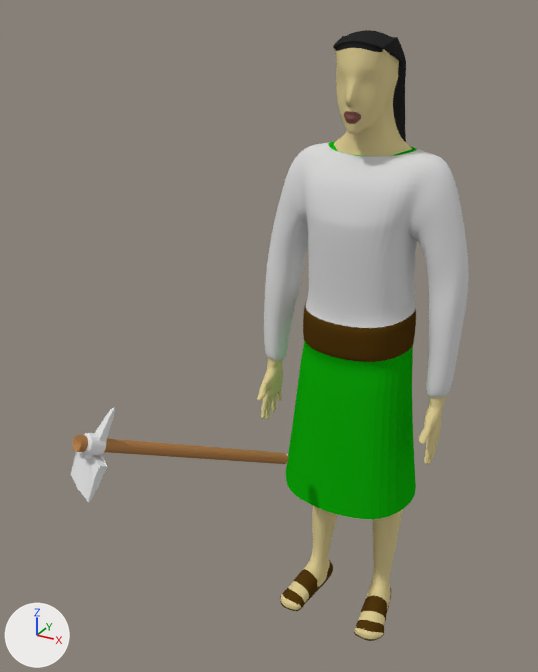
Renders of the Blender file RTS Dev Project/Assets/Models/Characters/babilons/babylonian_granger.blend from each side of a commit.
Before and after are seen from a 50 mm lens placed at (2.26, -5.71, 5.67), pointed at (-0.4, -0.87, 3.25). The lights are fixed; the arrows at lower left show +X, +Y and +Z.

Objects in the first picture: 'Circle', 'human'.
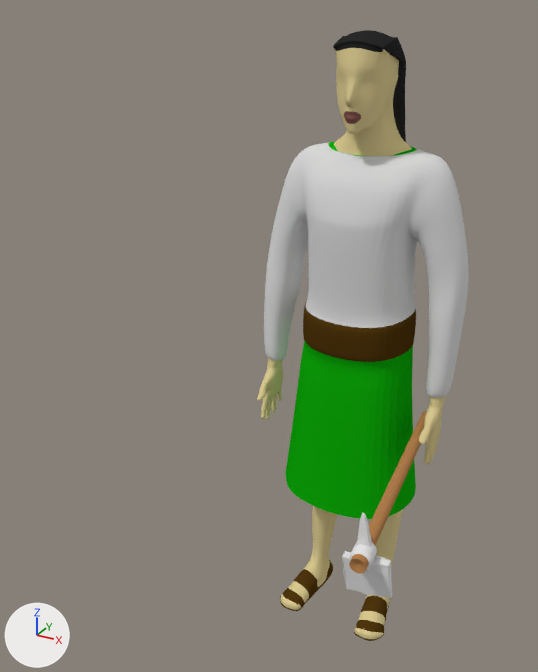
Location of each change, [x1, y1, x2, y2] in pixels of the pictures (538 x 672 px):
'Circle', moved, turned
    before: [70, 408, 288, 502]
    after: [342, 411, 427, 598]

The change, as a list of edits to the scene's bpy script:
```text
Change ob_circle:
    ob_circle.location: (-1.078, -2.42, 2.881) -> (0.884, -1.972, 2.271)
    ob_circle.rotation_euler: (-0.378, 2.051, 0.765) -> (-1.389, 1.488, 0.279)  # degrees (-22, 118, 44) -> degrees (-80, 85, 16)
```
